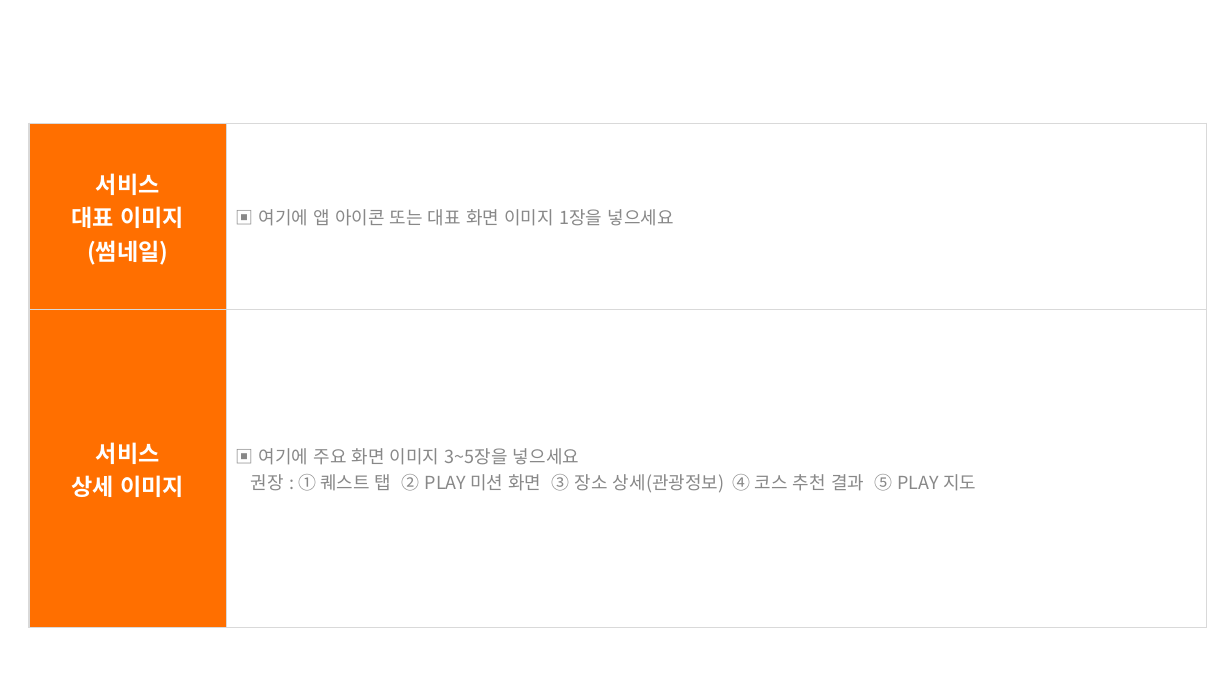
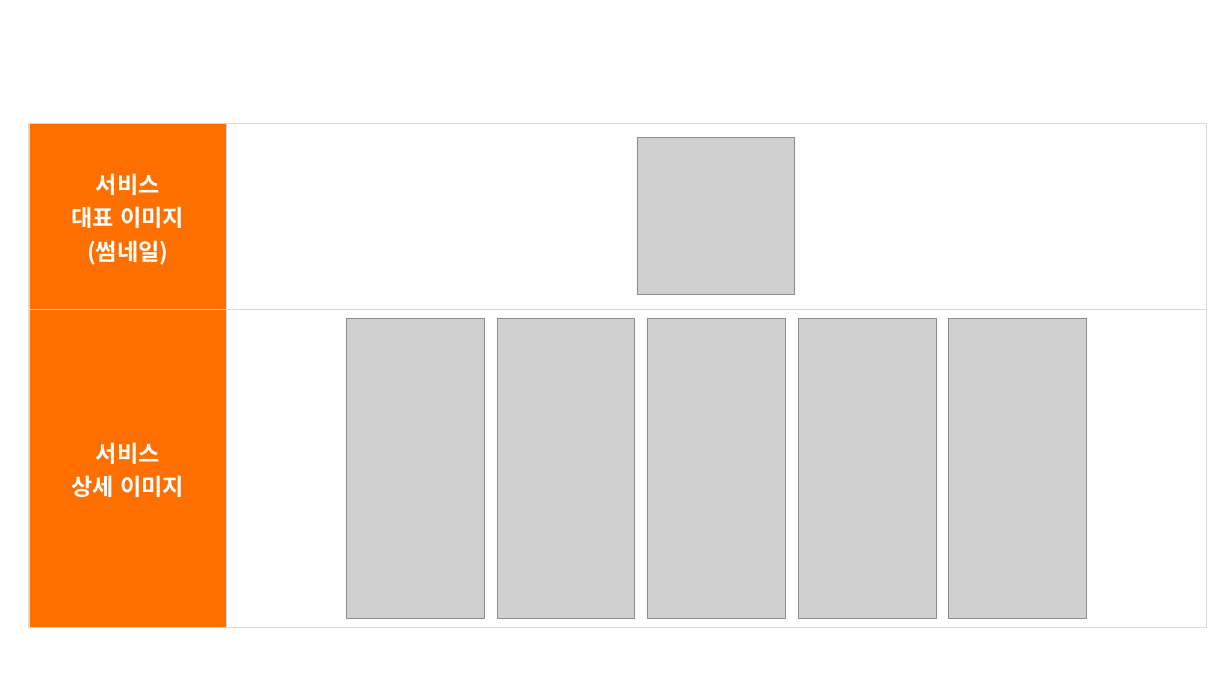
Before and after one commit to keepdev0919/Final-Project, a slide deck: slide 4 of docs/관광데이터 개발 공모전/놀멍봅서_기능설명서.pptx. Drawn at 1232x693 pixels with LibreOffice and Linux fonts; fonts in the diff are those of the drawing; grey boxes stand for pictures; background and template pictures are left out. Boxes give left, top, right and bottom in pixels: in the first picture for what was removed or moved away, otherwise in the second. Text is boxed around its words. In the diff, an @@ line names an element or a change of style, - is before the commit and + after.

Commit message:
docs(공모전): 기능설명서를 출시 화면으로 채우고 캡처 v2 추가
- 놀멍봅서_기능설명서.pptx 에 실제 서버 데이터가 담긴 화면을 넣었다
- 캡처_v2: PLAY 미션·발견·이야기·완주, 장소 상세 이용정보·출처, 내 코스,
  지도(전체·권역 이동·준비 중 핀), 무장애 타일, 주변 시설 출처
- 같은 내용의 옛 사본 nolmeongbopseo_function_spec.pptx 와 기능설명서_초안.md 삭제

```diff
--- a/docs/관광데이터 개발 공모전/놀멍봅서_기능설명서.pptx
+++ b/docs/관광데이터 개발 공모전/놀멍봅서_기능설명서.pptx
@@ table at (29, 123, 1206, 628) @@
-row 1, column 2: ▣ 여기에 앱 아이콘 또는 대표 화면 이미지 1장을 넣으세요
+row 1, column 2: 
-row 2, column 2: ▣ 여기에 주요 화면 이미지 3~5장을 넣으세요 / 권장 : ① 퀘스트 탭 ② PLAY 미션 화면 ③ 장소 상세(관광정보) ④ 코스 추천 결과 ⑤ PLAY 지도
+row 2, column 2: 
@@ picture added at (638, 138, 795, 295) @@
@@ picture added at (347, 319, 484, 618) @@
@@ picture added at (497, 319, 635, 618) @@
@@ picture added at (648, 319, 786, 618) @@
@@ picture added at (799, 319, 936, 618) @@
@@ picture added at (949, 319, 1087, 618) @@
```
Also in this commit, not shown: 12 other slides changed, 14 other files.
